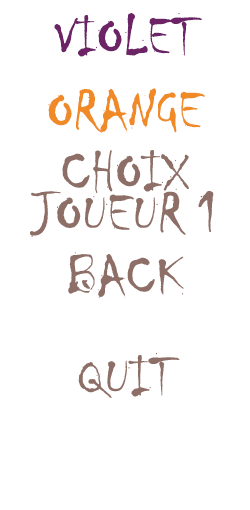
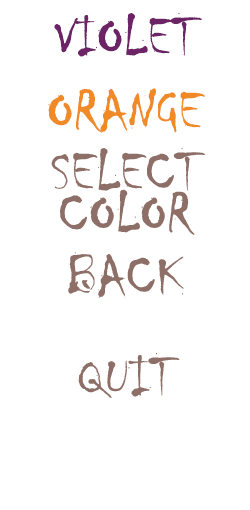
Layered file, before and after one edit (w=250, h=510). Changes by layer:
renamed "CHOIX JOUEUR 1" to "SELECT COLOR", painted on it over [30,147,214,237]
